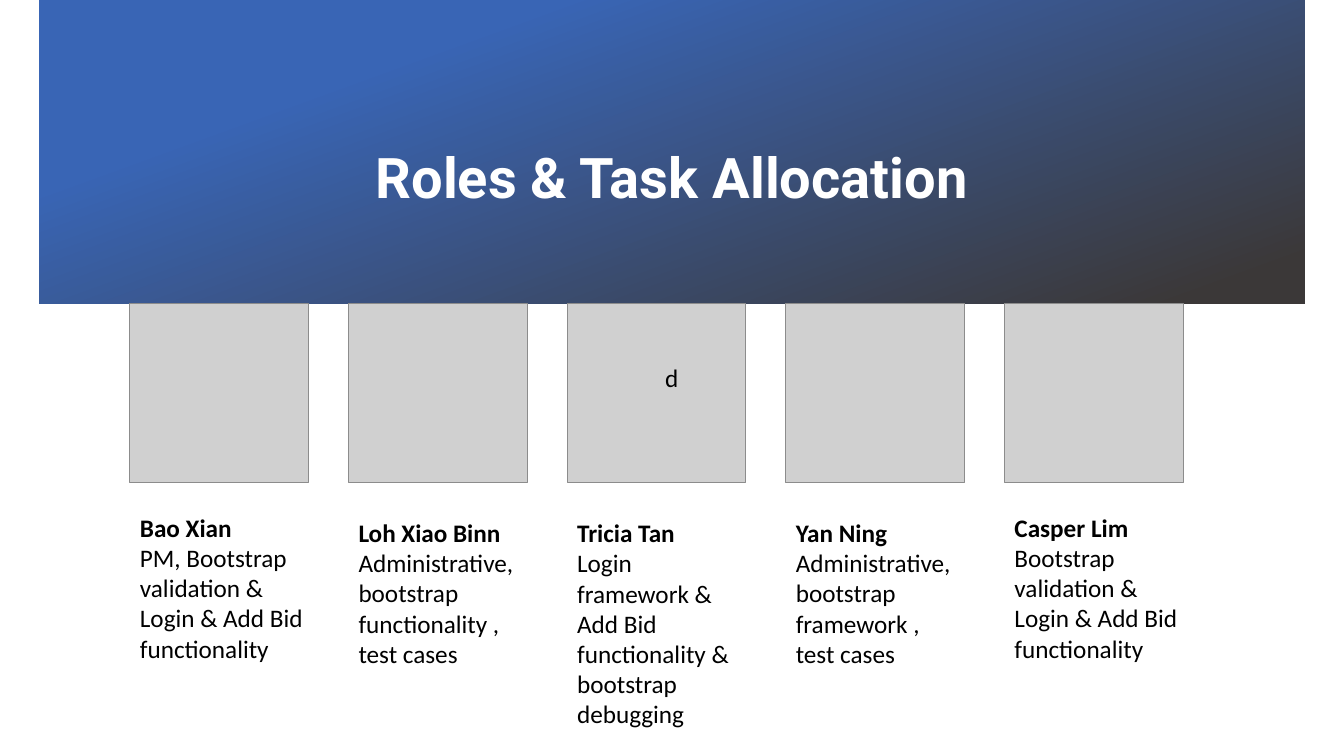
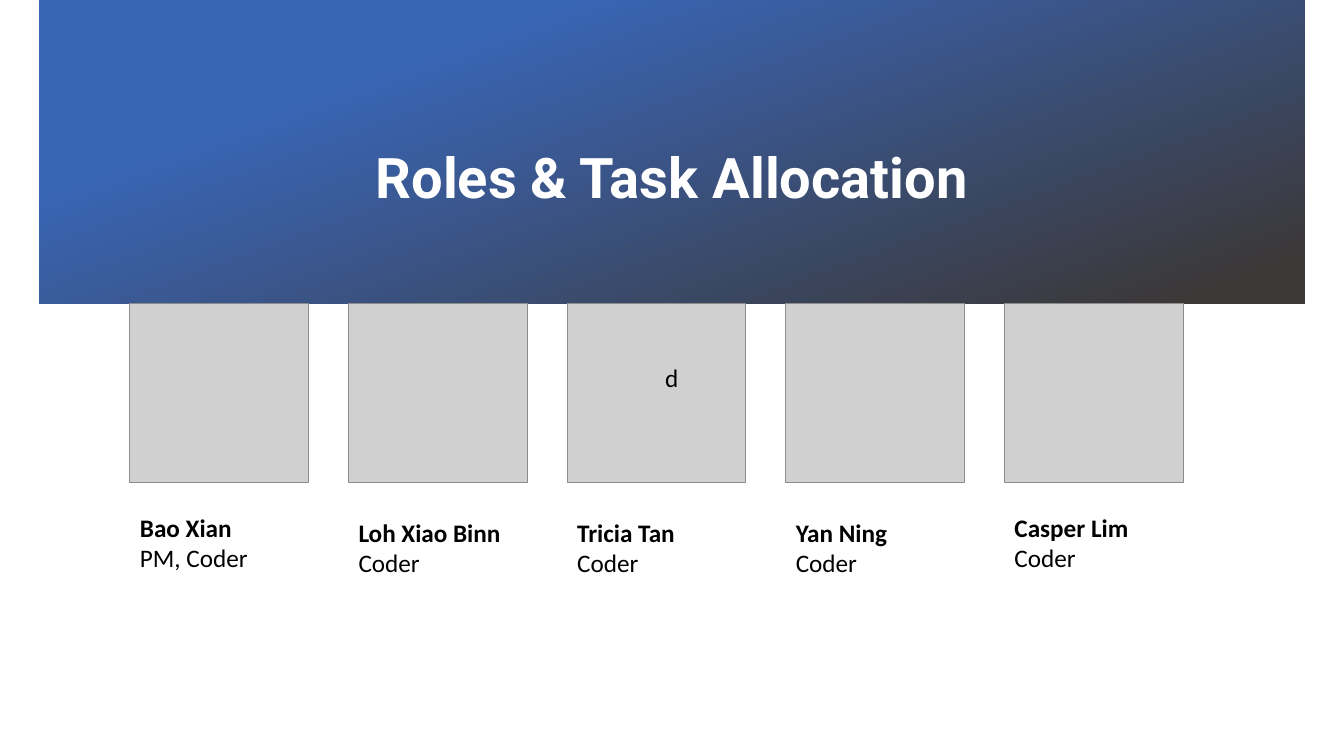
Before and after one commit to xbloh/Online-Course-Bidding-System-, a slide deck: slide 5 of presentations/PM Review - Week 7.pptx. Drawn at 1344x756 pixels with LibreOffice and Linux fonts; fonts in the diff are those of the drawing; grey boxes stand for pictures; background and template pictures are left out. Boxes give left, top, right and bottom in pixels: in the first picture for what was removed or moved away, otherwise in the second. Text is boxed around its words. In the diff, an @@ line names an element or a change of style, - is before the commit and + after.

Commit message:
Update PM Review slides
Minor changes to the milestones and task allocation.

```diff
--- a/presentations/PM Review - Week 7.pptx
+++ b/presentations/PM Review - Week 7.pptx
@@ text at box(140, 549, 247, 570): text changed @@
-PM, Bootstrap validation & Login & Add Bid functionality
+PM, Coder
@@ text at box(359, 554, 420, 572): text changed @@
-Administrative, bootstrap functionality , test cases
+Coder
@@ text at box(577, 554, 638, 572): text changed @@
-Login framework & Add Bid functionality & bootstrap debugging
+Coder
@@ text at box(796, 554, 857, 572): text changed @@
-Administrative, bootstrap framework , test cases
+Coder
@@ text at box(1014, 549, 1075, 567): text changed @@
-Bootstrap validation & Login & Add Bid functionality
+Coder
```
Also in this commit, not shown: 1 other slide changed, 1 slide removed.
